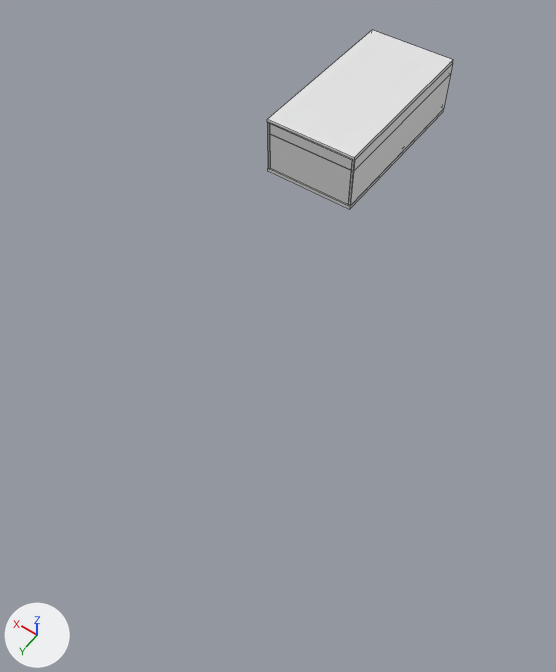
Before and after pictures for a commit that changed the FBX model TBA-MasterD/Assets/Prefabs/Fabio/FBX/MapExtension/MapExtension - EasterEggHallway.fbx.
Camera for both pictures: a camera (50 mm lens) standing at (-18.3, 38.0, 26.8) and looking at (-5.8, 20.6, -0.7). Arrows for +X, +Y and +Z are at lower left; the lights stay in place. Mesh edges are drawn as thin lines.

Objects in the first picture: 'ExtensionEasterEggCeiling', 'ExtensionEasterEggFloor', 'ExtensionEasterEggHallway'.
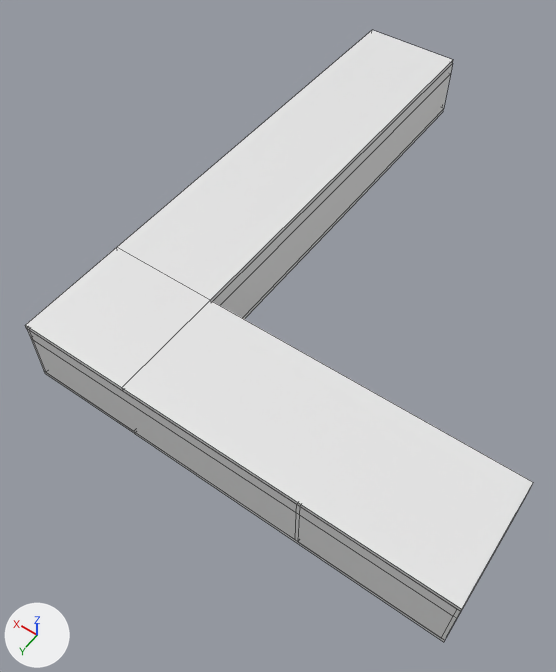
Boxes [x1, y1, x2, y2] around the edits, measured in the pictures (556 x 672 px):
```json
{"object": "ExtensionEasterEggCeiling", "change": "reshaped", "before": [267, 30, 453, 161], "after": [25, 30, 533, 611], "on screen": "172% wider, 341% taller"}
{"object": "ExtensionEasterEggHallway", "change": "reshaped", "before": [267, 65, 452, 207], "after": [27, 65, 521, 640]}
{"object": "ExtensionEasterEggFloor", "change": "reshaped", "before": [268, 110, 443, 209], "after": [44, 110, 494, 642]}
{"part": 3, "of": "me_cube_963", "change": "added", "after": [27, 65, 521, 640]}
{"part": 4, "of": "me_cube_963", "change": "deleted", "before": [267, 65, 452, 207]}
```

The change, as JSON lines over the scene's bpy script:
```json
{"block": "me_cube_965", "where": "# used by ob_extensioneastereggceiling; location = (0.82, 2.06, 3.0)"}
{"op": "remove", "block": "me_cube_965", "code": "me_cube_965.from_pydata(...)  # 8 vertices, 6 faces; spans x -5.06..0.06, y 0.0..10.06, z -0.1..0.1"}
{"op": "add", "block": "me_cube_965", "code": "me_cube_965.from_pydata(...)  # 16 vertices, 14 faces; spans x -19.06..0.06, y 0.0..26.25, z -0.1..0.1"}
{"block": "me_cube_965", "change": "me_cube_965 part 2"}
{"block": "me_cube_965", "change": "4 vertices are removed from x -5.06..0.06, y 10.06, z -0.1..0.1"}
{"block": "me_cube_965", "change": "5 faces are deleted"}
{"block": "me_cube_965", "change": "12 vertices are added at x -19.06..0.06, y 21.0..26.25, z -0.1..0.1"}
{"block": "me_cube_965", "change": "13 new faces join them"}
{"block": "me_cube_963", "where": "# used by ob_extensioneasteregghallway; location = (-1.68, -0.94, 0.0)"}
{"op": "remove", "block": "me_cube_963", "code": "me_cube_963.from_pydata(...)  # 36 vertices, 34 faces; spans x -2.56..2.56, y 3.0..13.06, z 0.0..2.9"}
{"op": "add", "block": "me_cube_963", "code": "me_cube_963.from_pydata(...)  # 108 vertices, 108 faces; spans x -16.56..2.56, y 3.0..29.25, z 0.0..2.9"}
{"block": "me_cube_963", "change": "me_cube_963 part 3: 96 vertices added at x -16.56..2.56, y 24.0..29.25, z 0.0..2.9"}
{"block": "me_cube_963", "change": "me_cube_963 part 4: 24 vertices removed from x -2.56..2.56, y 13.0..13.06, z 0.0..2.9"}
{"block": "me_cube_964", "where": "# used by ob_extensioneastereggfloor; location = (0.82, 2.06, -0.1)"}
{"op": "remove", "block": "me_cube_964", "code": "me_cube_964.from_pydata(...)  # 8 vertices, 6 faces; spans x -5.06..0.06, y 0.0..10.06, z -0.1..0.1"}
{"op": "add", "block": "me_cube_964", "code": "me_cube_964.from_pydata(...)  # 16 vertices, 14 faces; spans x -19.06..0.06, y 0.0..26.25, z -0.1..0.1"}
{"block": "me_cube_964", "change": "me_cube_964 part 1"}
{"block": "me_cube_964", "change": "4 vertices are removed from x -5.06..0.06, y 10.06, z -0.1..0.1"}
{"block": "me_cube_964", "change": "5 faces are deleted"}
{"block": "me_cube_964", "change": "12 vertices are added at x -19.06..0.06, y 21.0..26.25, z -0.1..0.1"}
{"block": "me_cube_964", "change": "13 new faces join them"}
```
